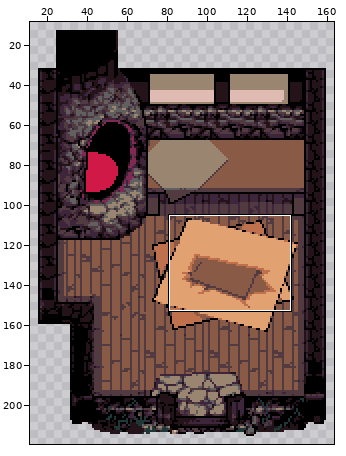
Edited in one commit: sprite sheet (Assets/Verden sprites/House Inside.png). Above: a wide view before the commit, with the close-up outlined.
Close-up. Earlier state:
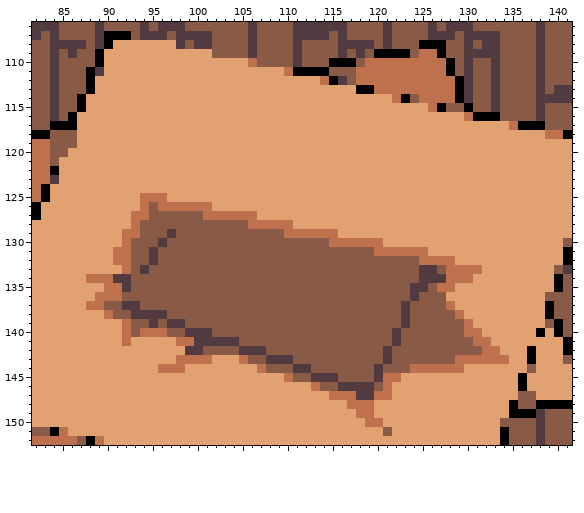
The file is 176x224 pixels. Shown: x 82..141, y 106..152. The wide view leaves out empty margins. The commit also changed other parts of the picture, which this record leaves out.
Now the later version:
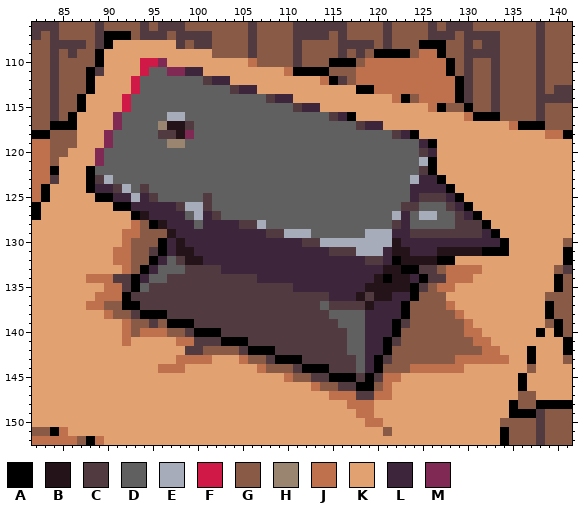
Palette (. is transparent): A #000000  B #25131a  C #523b40  D #606060  E #a7acba  F #d01946  G #895a45  H #9a8571  J #bf704d  K #e1a171  L #3d253b  M #802954
What changed:
y 110: x 94..96 KKK -> FFM
y 111: x 94..100 KKKKKKK -> FDDMMLL
y 112: x 93..103 KKKKKKKKKKK -> FDDDDDDDCLL
y 113: x 93..106 KKKKKKKKKKKKKK -> FDDDDDDDDDDCLL
y 114: x 92..110 KKKKKKKKKKKKKKKKKKK -> FDDDDDDDDDDDDDDDCLL
y 115: x 92..113 KKKKKKKKKKKKKKKKKKKKKK -> FDDDDDDDDDDDDDDDDDDCLL
y 116: x 91..117 KKKKKKKKKKKKKKKKKKKKKKKKKKK -> MDDDDDEEDDDDDDDDDDDDDDDDCLA
y 117: x 91..120 KKKKKKKKKKKKKKKKKKKKKKKKKKKKKK -> MDDDDHBBCDDDDDDDDDDDDDDDDDDCLL
y 118: x 90..124 KKKKKKKKKKKKKKKKKKKKKKKKKKKKKKKKKKK -> MDDDDDCCBMDDDDDDDDDDDDDDDDDDDDDDCLA
y 119: x 90..126 KKKKKKKKKKKKKKKKKKKKKKKKKKKKKKKKKKKKK -> MDDDDDDHHDDDDDDDDDDDDDDDDDDDDDDDDDDLA
y 120: x 89..126 KKKKKKKKKKKKKKKKKKKKKKKKKKKKKKKKKKKKKK -> MDDDDDDDDDDDDDDDDDDDDDDDDDDDDDDDDDDDCL
y 121: x 89..126 KKKKKKKKKKKKKKKKKKKKKKKKKKKKKKKKKKKKKK -> MDDDDDDDDDDDDDDDDDDDDDDDDDDDDDDDDDDDEA
y 122: x 88..126 KKKKKKKKKKKKKKKKKKKKKKKKKKKKKKKKKKKKKKK -> ADDDDDDDDDDDDDDDDDDDDDDDDDDDDDDDDDDDDCA
y 123: x 88..127 KKKKKKKKKKKKKKKKKKKKKKKKKKKKKKKKKKKKKKKK -> ACEDDDDDDDDDDDDDDDDDDDDDDDDDDDDDDDDDELLA
y 124: x 88..128 KKKKKKKKKKKKKKKKKKKKKKKKKKKKKKKKKKKKKKKKK -> ALLCEDCDDDDDDDDDDDDDDDDDDDDDDDDDDDDDLLLLA
y 125: x 89..129 KKKKKJJJKKKKKKKKKKKKKKKKKKKKKKKKKKKKKKKKK -> AALLELCDDDDDCDDDDDDDDDDDDDDDDDDDDDDLCCCLA
y 126: x 91..130 KKKJGJJJJJJKKKKKKKKKKKKKKKKKKKKKKKKKKKKK -> AALLLLLCEECDDDDDDDDDDDDDDDDDDDDDCCDDDCLA
y 127: x 93..131 JJGGGGGGJJJJJJKKKKKKKKKKKKKKKKKKKKKKKKK -> ABLLLLDELCDDDDDDDDDDDDDDDDDDDELDEEDDCLA
y 128: x 95..132 GGGGGGGGGGGJJJJJKKKKKKKKKKKKKKKKKKKKKK -> ABLLLDLLLLCCEDDDDDDDDDDDDDDCLDDDDDCCCA
y 129: x 97..133 CGGGGGGGGGGGGJJJJJJKKKKKKKKKKKKKKKKKK -> BLLLLLLLLLLCCEEEDDDDDDEEELLCCCCCCCCLA
y 130: x 96..134 CGGGGGGGGGGGGGGGGGGJJJJJJKKKKKKKKKKKKKK -> ALBLLLLLLLLLLLLLCCEEEEEEEEBLLLLLLLLLLLA
y 131: x 96..134 GGGGGGGGGGGGGGGGGGGGGGGGJJJJJJKKKKKKKKK -> ALBBLLLLLLLLLLLLLLLCCCEEELBBLLLBBBBBAAA
y 132: x 95..128 CGGGGGGGGGGGGGGGGGGGGGGGGGGGGGJJJJ -> ALDCBBLLLLLLLLLLLLLLLLLLCCLABBBBAA
y 133: x 94..124 CGGGGGGGGGGGGGGGGGGGGGGGGGGGGGG -> ALDDDCCCCLLLLLLLLLLLLLLLLLLBBAA
y 134: x 93..125 GGGGGGGGGGGGGGGGGGGGGGGGGGGGGGGGC -> ALDDCCCCCCCCCCLLLLLLLLLLLLLBABBLA
y 135: x 93..124 GGGGGGGGGGGGGGGGGGGGGGGGGGGGGGGC -> ADCCCCCCCCCCCCCCCCLLLLLLLLBBBBBA
y 136: x 92..124 GGGGGGGGGGGGGGGGGGGGGGGGGGGGGGGGC -> ACCCCCCCCCCCCCCCCCCCCCCLLLBCBBLLA
y 137: x 92..123 CCGGGGGGGGGGGGGGGGGGGGGGGGGGGGGC -> AACCCCCCCCCCCCCCCCCCCCDCCCCBLLLA
y 138: x 94..123 CCCGGGGGGGGGGGGGGGGGGGGGGGGGGC -> AAACCCCCCCCCCCCCCCCCCDDDDLLLLA
y 139: x 97..122 CCGGGGGGGGGGGGGGGGGGGGGGGG -> AAACCCCCCCCCCCCCCCCDDDLLLA
y 140: x 100..122 CCGGGGGGGGGGGGGGGGGGGGC -> AAACCCCCCCCCCCCCCDDLLLA
y 141: x 103..121 CCGGGGGGGGGGGGGGGGG -> AAACCCCCCCCCCCDDLLA
y 142: x 106..121 CCGGGGGGGGGGGGGC -> AAACCCCCCCCDDLLA
y 143: x 109..120 CCGGGGGGGGGG -> AAACCCCCCDLA
y 144: x 112..120 CGGGGGGGC -> AAACCCDLA
y 145: x 115..119 CGGGG -> AAACA
y 146: x 118..119 CC -> AA
